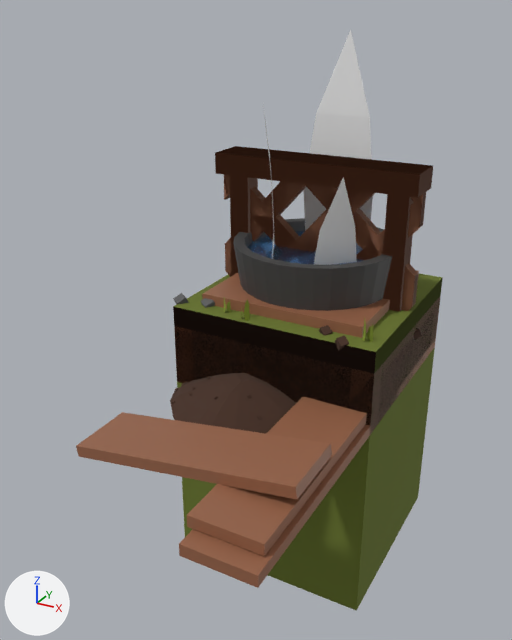
An edit to the glTF model apps/garden/public/assets/models/GameAssets.glb, drawn before and after from the same camera.
Before and after are seen from a 50 mm camera at (1.32, -3.01, 1.68) aimed at (-0.07, -0.47, 0.41). The axes (+X, +Y, +Z) are drawn at lower left. The lights are the same throughout. Where no turn or scale is listed for an object, it has been applied to the vertices. Vertices at the same position are counted once.

In view in the first picture: 'Block Grass 1', 'Block Ground 2', 'Bucket', 'Gound Cube', 'Grass 1', 'Raised Bed I', 'Raised Bed I Construction', 'Raised Bed O', 'Shade End Left', 'Shade End Right', 'Shade Middle', 'Stool'.
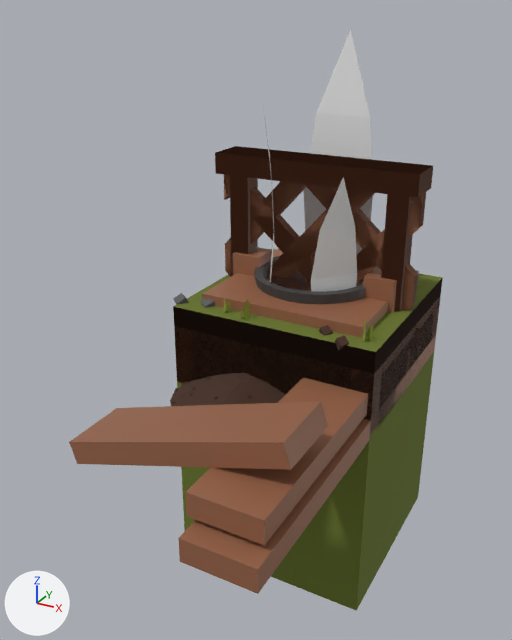
Location of each change, (x1, y1, x2, y2) in pixels of the pictures (512 x 640 px; the box of a moved part takes in the faces that stretch with it):
'Raised Bed I Construction', reshaped: before (76, 339, 436, 588); after (69, 335, 436, 594)
'Bucket', reshaped, moved, rescaled: before (233, 218, 392, 311); after (254, 256, 366, 304)
part 1 of me_raised_bed_i_construction, moved or reshaped: before (76, 412, 332, 500); after (69, 401, 328, 470)
part 2 of me_raised_bed_i_construction, moved or reshaped: before (179, 339, 436, 588); after (178, 335, 436, 594)
part 3 of me_raised_bed_i_construction, moved or reshaped: before (187, 397, 367, 556); after (185, 377, 368, 546)
part 4 of me_bucket, moved or reshaped: before (247, 231, 364, 265); after (266, 271, 363, 291)
part 5 of me_bucket, moved or reshaped: before (233, 218, 392, 311); after (254, 256, 366, 304)
'Fence Solo', unchanged, uncovered by the edit: before (383, 279, 392, 299); after (233, 247, 397, 313)

The change, as a list of edits to the scene's bpy script:
```text
Change me_raised_bed_i_construction:
    where me_raised_bed_i_construction.from_pydata(...)  # 1068 vertices, 1692 faces; spans x -0.5..0.5, y -1.5..0.5, z -0.02..0.34
    used by ob_raised_bed_i_construction; location = (0.0, 0.0, 0.0)
    me_raised_bed_i_construction part 1: the loose piece of 8 vertices spanning x -0.5..0.5, y -1.22..-0.92, z 0.0..0.2 is scaled about its middle by (0.965, 1, 1.97), then moved by (0.0, -0.04, 0.1)
    me_raised_bed_i_construction part 2: the loose piece of 8 vertices spanning x 0.2..0.5, y -1.5..0.5, z 0.0..0.05 is scaled about its middle by (1, 1, 2)
    me_raised_bed_i_construction part 3: the loose piece of 8 vertices spanning x 0.18..0.48, y -1.42..-0.42, z 0.05..0.11 is scaled about the mesh origin by (1, 1, 2)
Change me_bucket:
    where me_bucket.from_pydata(...)  # 161 vertices, 284 faces; spans x -1.0..1.0, y -1.0..1.0, z -1.0..1.0
    used by ob_bucket; location = (0.0, 0.0, 0.33); scale = (0.4, 0.4, 0.33)
    me_bucket part 4: the loose piece of 33 vertices spanning x -0.9..0.9, y -0.9..0.9, z 0.85 is moved by (0.0, 0.0, 0.95)
    me_bucket part 5: the loose piece of 128 vertices spanning x -1.0..1.0, y -1.0..1.0, z -1.0..1.0 is moved by (0.0, 0.0, 1.0)
Change ob_bucket:
    ob_bucket.location: (0.0, 0.0, 0.33) -> (0.0, 0.0, 0.0)
    ob_bucket.scale: (0.4, 0.4, 0.33) -> (0.3, 0.3, 0.25)
```
